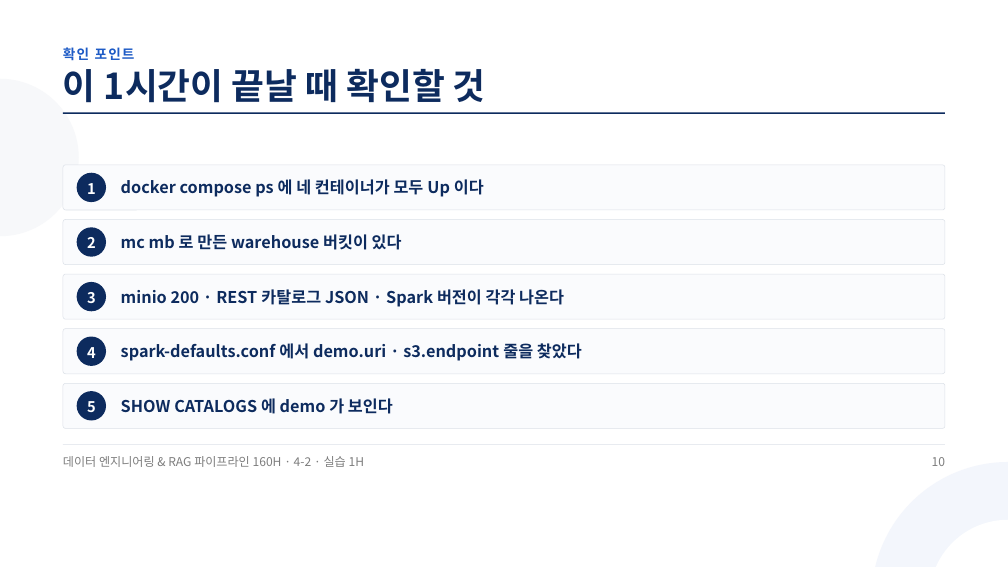
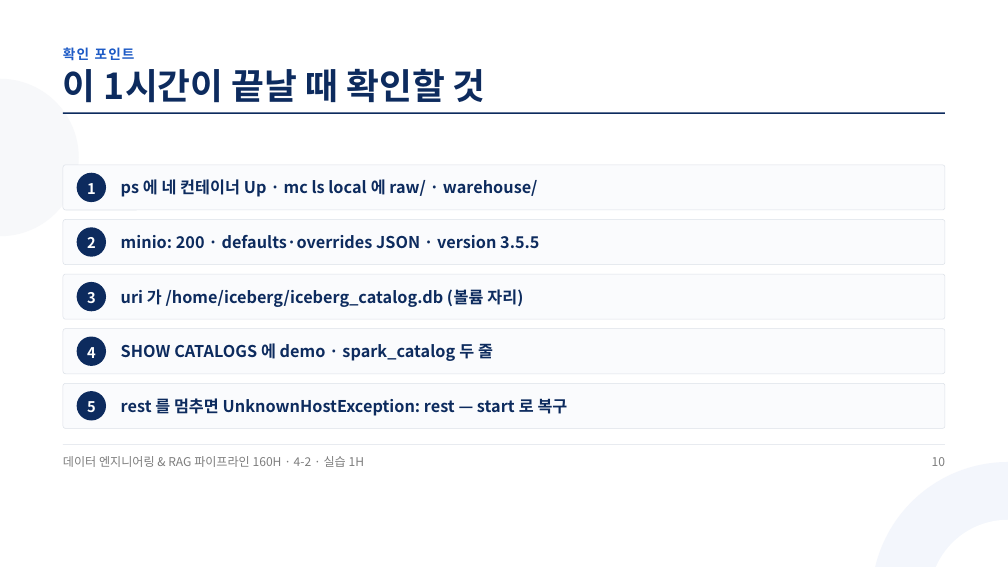
Before and after one commit to aebonlee/materials, a slide deck: slide 10 of data-eng/decks/w4d2s2.pptx. Drawn at 1008x567 pixels with LibreOffice and Linux fonts; fonts in the diff are those of the drawing. Boxes give left, top, right and bottom in pixels: in the first picture for what was removed or moved away, otherwise in the second. Text is boxed around its words. In the diff, an @@ line names an element or a change of style, - is before the commit and + after.

```diff
--- a/data-eng/decks/w4d2s2.pptx
+++ b/data-eng/decks/w4d2s2.pptx
@@ text at (121, 179, 538, 197): text changed @@
-docker compose ps 에 네 컨테이너가 모두 Up 이다
+ps 에 네 컨테이너 Up · mc ls local 에 raw/ · warehouse/
@@ text at (121, 235, 539, 249): text changed @@
-mc mb 로 만든 warehouse 버킷이 있다
+minio: 200 · defaults·overrides JSON · version 3.5.5
@@ text at (121, 289, 523, 307): text changed @@
-minio 200 · REST 카탈로그 JSON · Spark 버전이 각각 나온다
+uri 가 /home/iceberg/iceberg_catalog.db (볼륨 자리)
@@ text at (121, 341, 493, 363): text changed @@
-spark-defaults.conf 에서 demo.uri · s3.endpoint 줄을 찾았다
+SHOW CATALOGS 에 demo · spark_catalog 두 줄
@@ text at (121, 396, 568, 418): text changed @@
-SHOW CATALOGS 에 demo 가 보인다
+rest 를 멈추면 UnknownHostException: rest — start 로 복구
```
Also in this commit, not shown: 8 other slides changed, 1 slide added, 1 slide removed, 32 other files.
